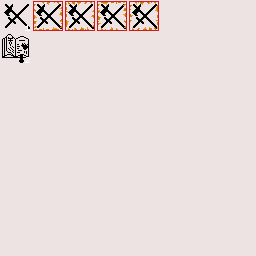
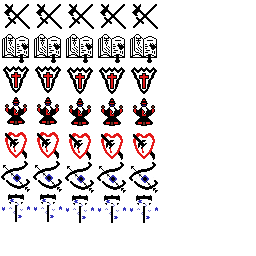
The second 256 × 256 image is a revision of the first. Changes to its layers:
hid "Number", painted on it over [25, 25, 158, 223]
hid "Activation", painted on it over [33, 1, 159, 223]
painted on "Icons" over [1, 34, 159, 223]
hid "Background" over [0, 0, 256, 256]
